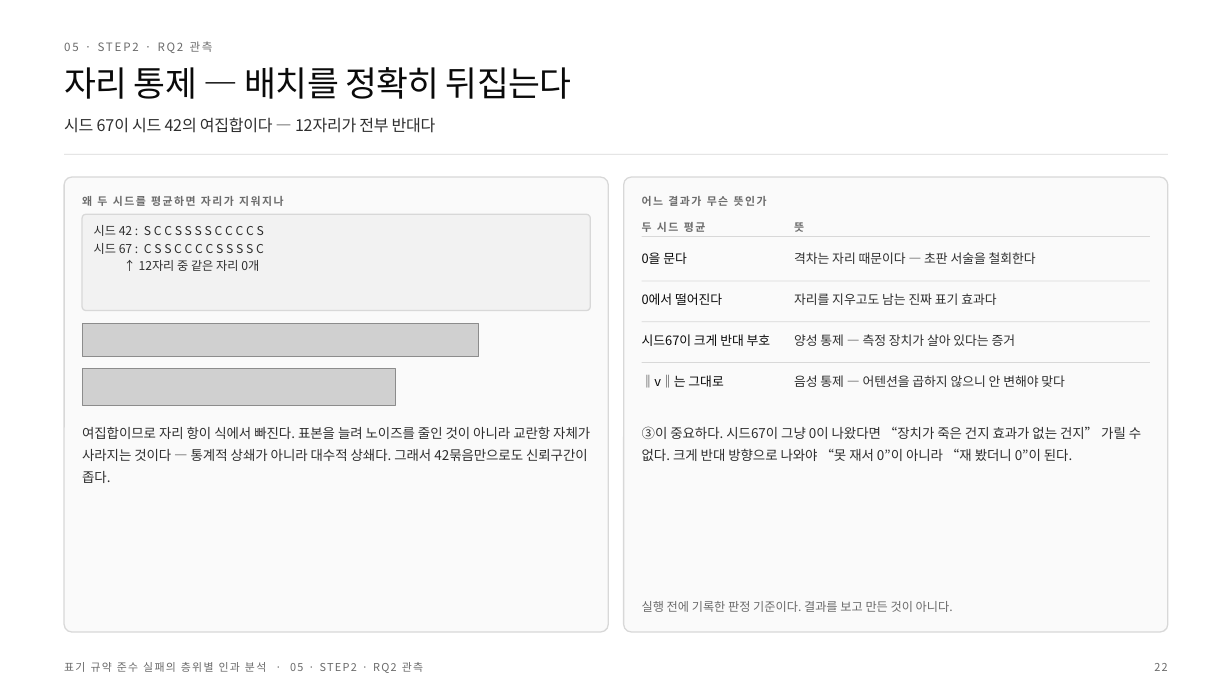
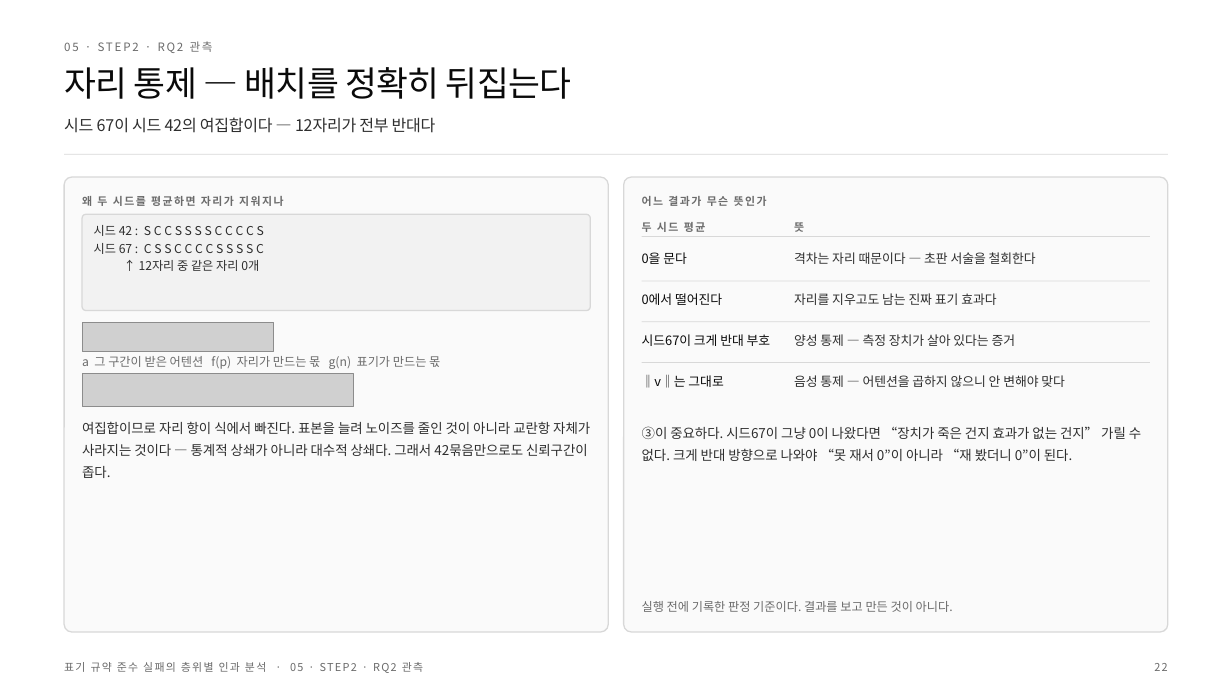
Before and after one commit to deanjs/HCLT_2026, a slide deck: slide 22 of docs/발표/HCLT2026_논문정리.pptx. Drawn at 1232x693 pixels with LibreOffice and Linux fonts; fonts in the diff are those of the drawing; grey boxes stand for pictures. Boxes give left, top, right and bottom in pixels: in the first picture for what was removed or moved away, otherwise in the second. Text is boxed around its words. In the diff, an @@ line names an element or a change of style, - is before the commit and + after.

```diff
--- a/docs/발표/HCLT2026_논문정리.pptx
+++ b/docs/발표/HCLT2026_논문정리.pptx
@@ picture removed at [82,323,479,357] @@
@@ picture added at [82,323,274,352] @@
@@ text added at [82,356,440,369], 9.5 pt, text #6B6B6B @@
+a 그 구간이 받은 어텐션 f(p) 자리가 만드는 몫 g(n) 표기가 만드는 몫
@@ picture: place and size @@
-picture at [82,369,396,406]
+picture at [82,373,354,407]
@@ text "여집합이므로 자리 항이 식에서 빠진다. ...": place and size @@
-text "여집합이므로 자리 항이 식에서 빠진다. ..." at [82,427,590,483]
+text "여집합이므로 자리 항이 식에서 빠진다. ..." at [82,422,590,478]
```
Also in this commit, not shown: 10 other slides changed, 25 other files.
